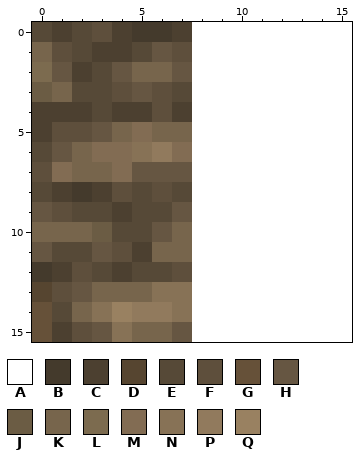
A pixel-art sprite gets an edit: vertical_slab_double_slab_nether_brick.png. Above, as it was before the edit.
The file is 16x16 pixels. Colours within 5 levels of each other are drawn and written as one.
Palette (. is transparent): A #ffffff  B #443a2c  C #4c4030  D #564530  E #564937  F #5e4f3c  G #665139  H #665642  J #6b5c44  K #77654c  L #7c6b4f  M #826c53  N #877256  P #917a5d  Q #998161
Pixels before, first column x 0:
 0 ECEFCBBCAAAAAAAA
 1 KFECCEHFAAAAAAAA
 2 LHCEHKKHAAAAAAAA
 3 JKEEFHFEAAAAAAAA
 4 CCCECCFCAAAAAAAA
 5 CFFHKMKKAAAAAAAA
 6 EHKMMNPMAAAAAAAA
 7 FMKKMHHHAAAAAAAA
 8 ECBCFEFEAAAAAAAA
 9 HFEECEEHAAAAAAAA
10 KKKJEEHKAAAAAAAA
11 HEEHFCKKAAAAAAAA
12 BCFECEEFAAAAAAAA
13 DFHKKKNNAAAAAAAA
14 GEKNQPPNAAAAAAAA
15 GCFHNKKHAAAAAAAA
New version:
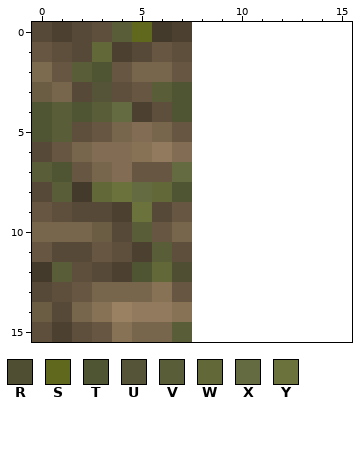
Colours new in this view: R #4f4d32  S #5f681d  T #4f5433  U #565438  V #595e39  W #626837  X #656b41  Y #6c723c
From old to new:
Changed rows in their new state; - is an unchanged pixel.
first column x 0:
 0 ----VS--
 1 H--W----
 2 --VT----
 3 ---U--VT
 4 TVTVX--T
 5 TV-----H
 7 VTH----X
 8 -V-WYXWT
 9 -----Y--
10 -----V--
11 ------VF
12 -V---TWR
13 E------H
14 J-------
15 F------V
Where, in picture pixels (left, top, right, bottom), the same in both pictures:
changed: (32, 22, 192, 342)
